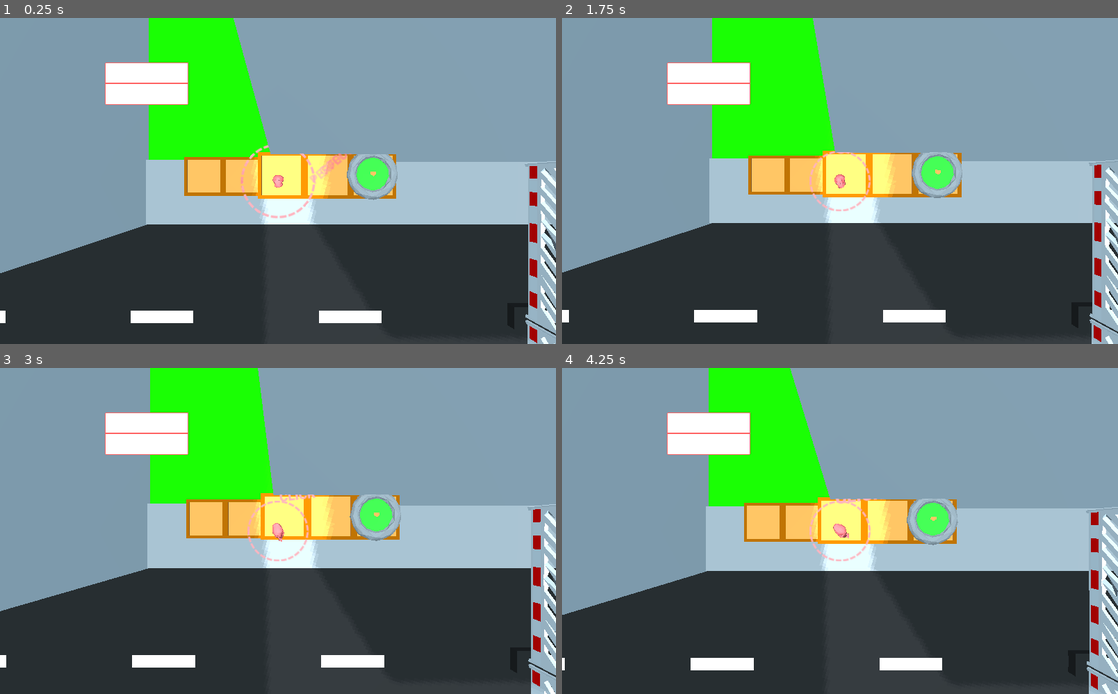
Above: before the commit, frames 1-4 (two rows, left to right).
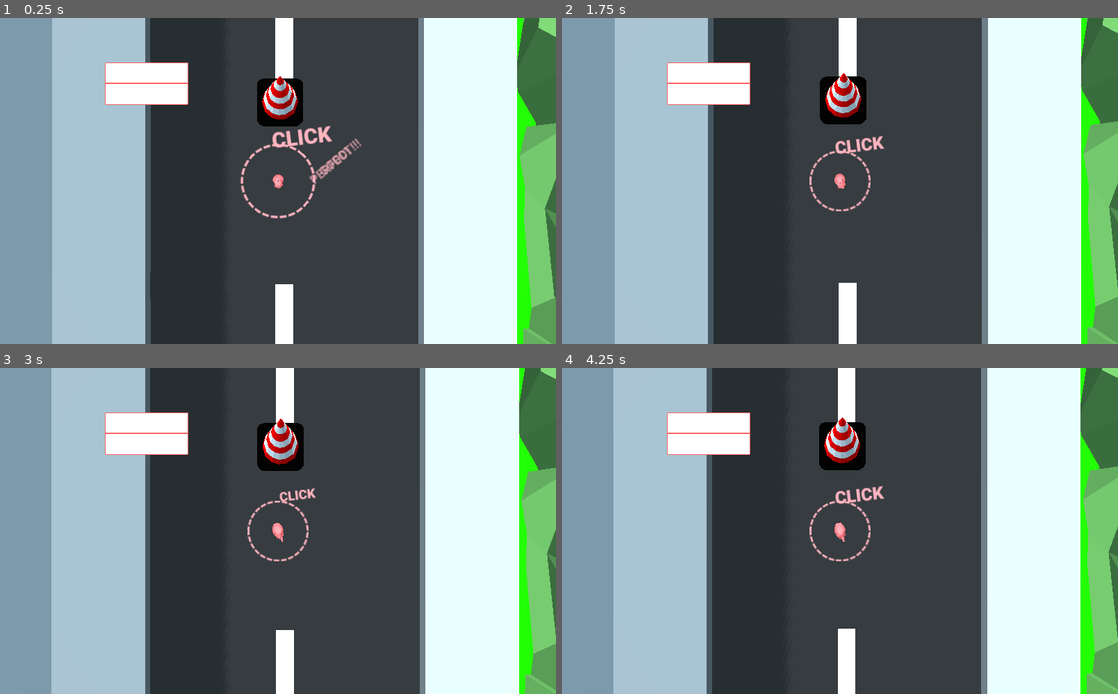
Above: after the commit, the same moments.

Repository: CaptainProton42/ldjam46
Game: Godot game, scene res://Level1.tscn
Same seed, same stepped clock (60 frames per second), same inputs: the game is played once before the commit and once after it. This scene is started directly instead of the project's main scene.
Inputs (mouse positions are in pixels of both pictures, inside the frame that each line leads up to):
- Up to frame 1 (0.25 s): no input
- Up to frame 2 (1.75 s): move the mouse to (962, 164) at 0.52 s; press the mouse at (962, 164) at 0.53 s; hold W (forward) 0.53-1.28 s; move the mouse to (728, 197) at 1.27 s; release the mouse at (728, 197) at 1.28 s; tap Space (goto_checkpoint) at 1.35 s
- Up to frame 3 (3 s): move the mouse to (333, 459) at 2.02 s; press the mouse at (333, 459) at 2.03 s; hold W (forward) from 2.03 s (still down); move the mouse to (250, 596) at 2.77 s; release the mouse at (250, 596) at 2.78 s; tap Space (goto_checkpoint) at 2.85 s; click (250, 596) at 2.92 s
- Up to frame 4 (4.25 s): move the mouse to (1006, 579) at 3.52 s; release W (forward) at 3.53 s; press the mouse at (1006, 579) at 3.53 s

The runs differ from the first frame. In frame 1, 74% of the frame differs, in the area x 0-100%, y 0-100%; in frame 2, 74%; in frame 3, 74%; in frame 4, 74%.

Commit message:
Reset heart position.

Diff:
--- a/Level1.tscn
+++ b/Level1.tscn
@@ -87,7 +87,7 @@
 environment = ExtResource( 6 )
 
 [node name="Heart" parent="." instance=ExtResource( 2 )]
-transform = Transform( 1, 0, 0, 0, 1, 0, 0, 0, 1, -2.30317, 2.61074, -4.34492 )
+transform = Transform( 1, 0, 0, 0, 1, 0, 0, 0, 1, -56.1398, 0.323764, 70.6715 )
 
 [node name="FlexibleCamera" parent="." instance=ExtResource( 5 )]
 
@@ -157,12 +157,12 @@
 material/0 = SubResource( 7 )
 
 [node name="Awning" type="MeshInstance" parent="Building"]
-transform = Transform( 4, 0, 0, 0, 0.0997105, 0.11406, 0, -0.00760401, 1.49566, 7.35826, -5.83344, -14.1949 )
+transform = Transform( 4, 0, 0, 0, 0.0997105, 0.11406, 0, -0.00760401, 1.49566, 7.35326, -5.83859, -14.1785 )
 mesh = SubResource( 8 )
 material/0 = ExtResource( 7 )
 
 [node name="AwningCollision" type="CollisionShape" parent="Building"]
-transform = Transform( 4, 0, 0, 0, 0.0997105, 0.11406, 0, -0.00760401, 1.49566, 7.35835, -5.8333, -14.195 )
+transform = Transform( 4, 0, 0, 0, 0.0997105, 0.11406, 0, -0.00760401, 1.49566, 7.35334, -5.83844, -14.1786 )
 shape = SubResource( 9 )
 
 [node name="Building3" type="StaticBody" parent="."]
